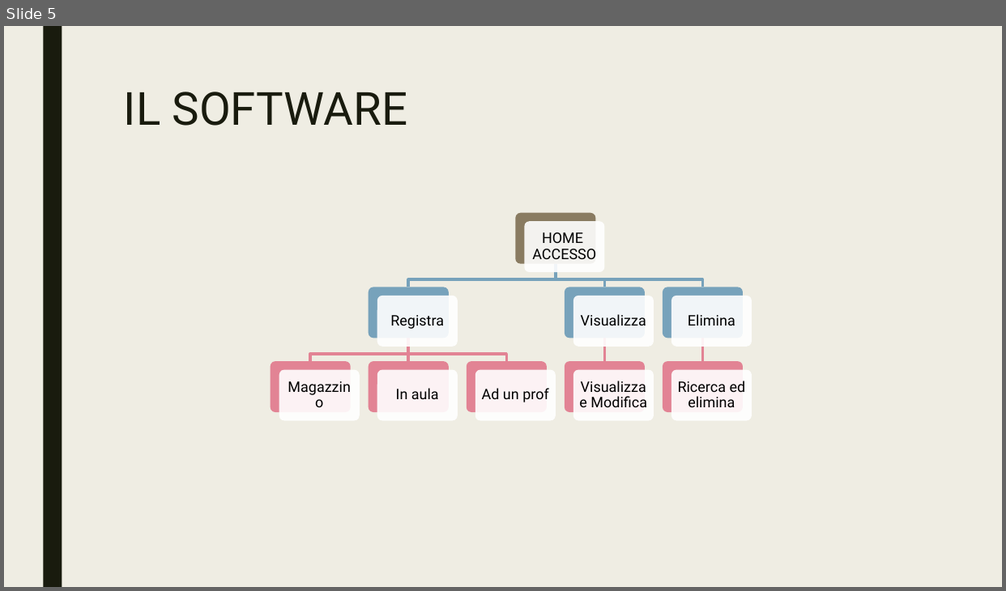
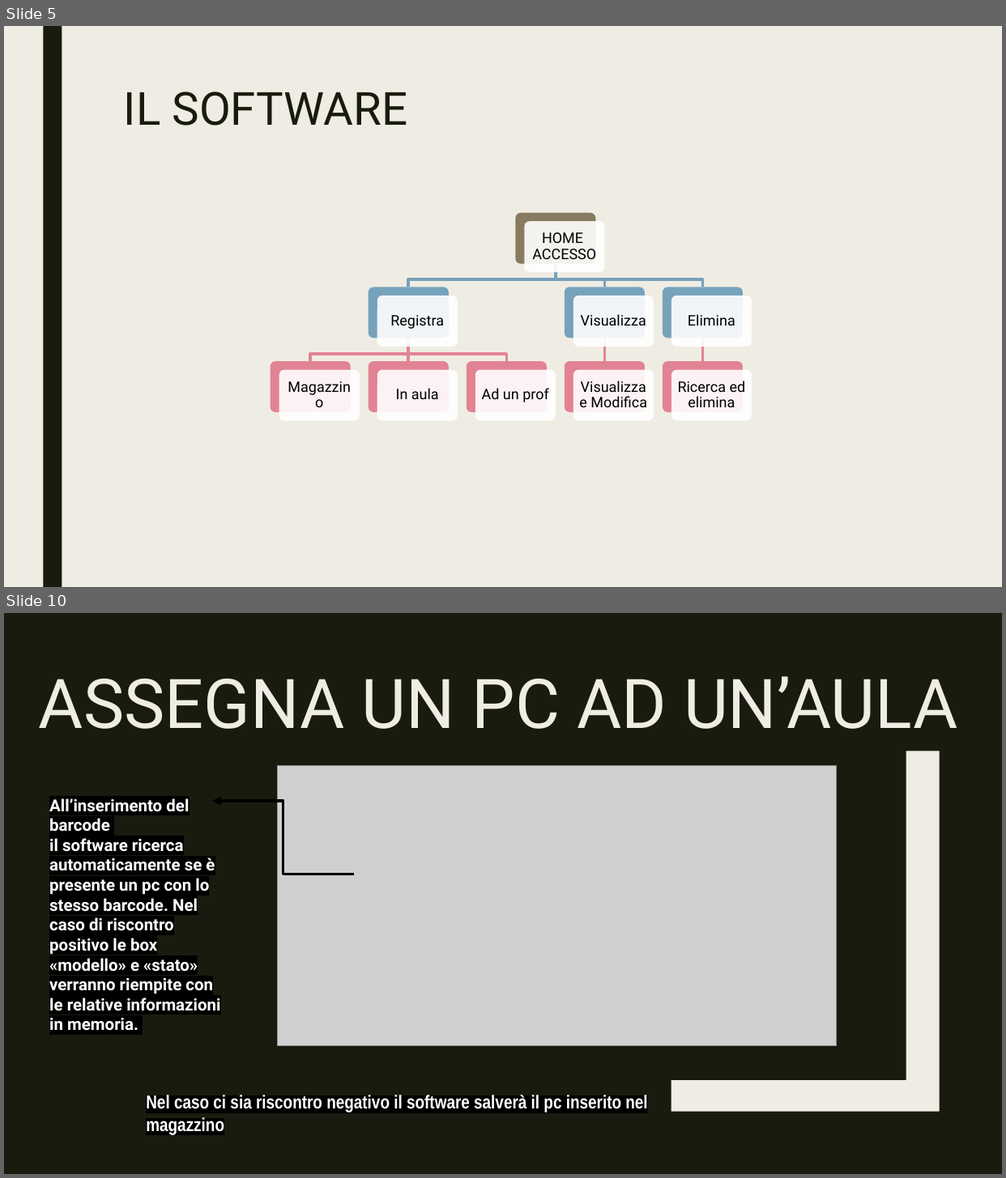
Before and after one commit to CamagniR/GestioneProgetto, a slide deck: DOCUMENTAZIONE/Presentazione GestioneProgetto.pptx. Shown one above the other, each under a label of ours: slide 5 before the commit, slides 5 and 10 after it; the slides between them are not shown. The pictures are 1006x591 and 1006x1178 pixels, drawn with LibreOffice and Linux fonts; fonts in the diff are those of the drawing; grey boxes stand for pictures. Boxes give left, top, right and bottom in pixels: in the first picture for what was removed or moved away, otherwise in the second. Text is boxed around its words. In the diff, an @@ line names an element or a change of style, - is before the commit and + after.

```diff
--- a/DOCUMENTAZIONE/Presentazione GestioneProgetto.pptx
+++ b/DOCUMENTAZIONE/Presentazione GestioneProgetto.pptx
@@ slide 10 added at [4, 613, 1002, 1174], background #191B0E @@
@@ title added at [39, 676, 957, 729], 66 pt, text #EFEDE3 @@
+ASSEGNA UN PC AD UN’AULA
@@ freeform shape added at [671, 751, 940, 1112], fill #EFEDE3 @@
@@ picture added at [277, 766, 837, 1046] @@
@@ text added at [49, 798, 220, 1031], 16 pt, text #FFFFFF, bold @@
+All’inserimento del barcode
+il software ricerca automaticamente se è presente un pc con lo stesso barcode. Nel caso di riscontro positivo le box «modello» e «stato»
+verranno riempite con le relative informazioni in memoria.
@@ elbow arrow added from (355, 875) to (212, 801), #000000 2.75 pt @@
@@ text added at [146, 1095, 647, 1113], 18 pt, text #FFFFFF, bold @@
+Nel caso ci sia riscontro negativo il software salverà il pc inserito nel magazzino
```
Also in this commit, not shown: 5 other slides added, 2 slides removed, 13 other files.
